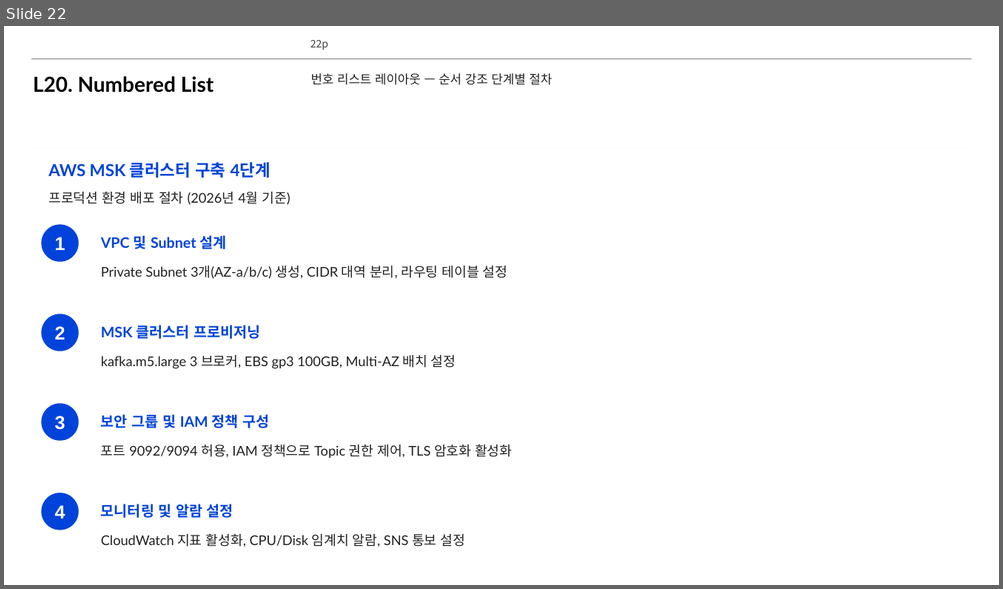
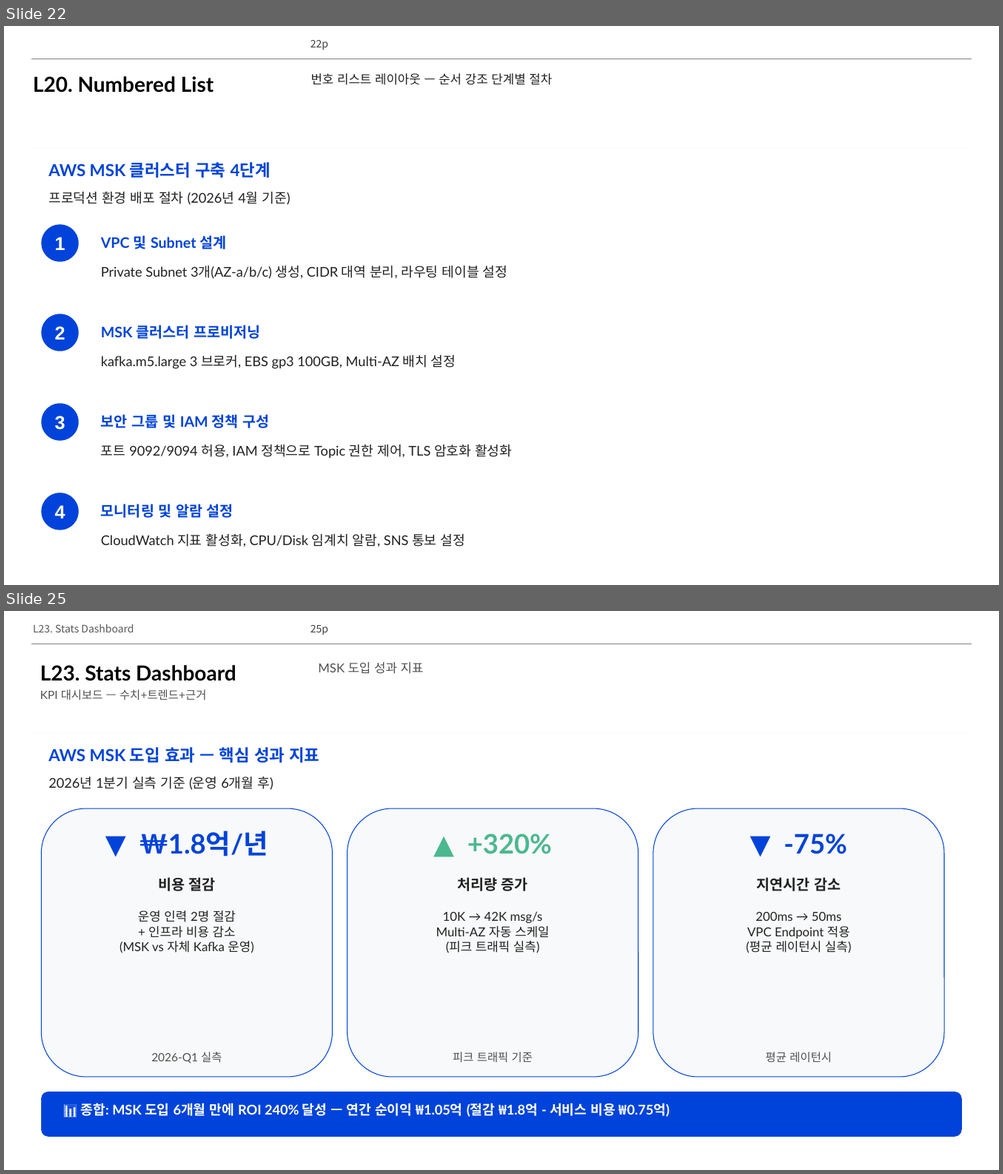
Before and after one commit to lhs6395-hslee/project-steer, a slide deck: results/pptx/AWS_MSK_Expert_Intro.pptx. Shown one above the other, each under a label of ours: slide 22 before the commit, slides 22 and 25 after it; the slides between them are not shown. The pictures are 1003x589 and 1003x1174 pixels, drawn with LibreOffice and Linux fonts; fonts in the diff are those of the drawing; background and template pictures are left out. Boxes give left, top, right and bottom in pixels: in the first picture for what was removed or moved away, otherwise in the second. Text is boxed around its words. In the diff, an @@ line names an element or a change of style, - is before the commit and + after.

```diff
--- a/results/pptx/AWS_MSK_Expert_Intro.pptx
+++ b/results/pptx/AWS_MSK_Expert_Intro.pptx
@@ slide 25 added at (4,611,999,1170), background #FFFFFF; not listed: 3 template elements that a slide beside it also shows @@
@@ text added at (33,624,134,632), 10 pt, text #595959 @@
+L23. Stats Dashboard
@@ text added at (40,665,236,681), 20 pt, text #000000, bold @@
+L23. Stats Dashboard
@@ text added at (318,662,424,674), 12 pt, text #505050 @@
+MSK 도입 성과 지표
@@ text added at (40,689,207,700), 11 pt, text #505050 @@
+KPI 대시보드 — 수치+트렌드+근거
@@ text added at (48,747,319,763), 16 pt, text #0043DA, bold @@
+AWS MSK 도입 효과 — 핵심 성과 지표
@@ text added at (48,777,273,790), 13 pt, text #212121 @@
+2026년 1분기 실측 기준 (운영 6개월 후)
@@ rounded rectangle added at (41,809,333,1077), fill #F8F9FA, outline #0043DA 0.75 pt @@
@@ rounded rectangle added at (347,809,638,1077), fill #F8F9FA, outline #0043DA 0.75 pt @@
@@ rounded rectangle added at (653,809,944,1077), fill #F8F9FA, outline #0043DA 0.75 pt @@
@@ text added at (139,831,268,857), 26 pt, text #0043DA, bold @@
+▼ ₩1.8억/년
@@ text added at (467,834,552,854), 26 pt, text #4CB88F, bold @@
+▲ +320%
@@ text added at (783,834,847,854), 26 pt, text #0043DA, bold @@
+▼ -75%
@@ text added at (158,877,216,891), 14 pt, text #212121, bold @@
+비용 절감
@@ text added at (457,877,528,891), 14 pt, text #212121, bold @@
+처리량 증가
@@ text added at (756,877,840,891), 14 pt, text #212121, bold @@
+지연시간 감소
@@ text added at (119,911,253,954), 12 pt, text #212121 @@
+운영 인력 2명 절감
++ 인프라 비용 감소
+(MSK vs 자체 Kafka 운영)
@@ text added at (436,911,549,954), 12 pt, text #212121 @@
+10K → 42K msg/s
+Multi-AZ 자동 스케일
+(피크 트래픽 실측)
@@ text added at (745,912,851,954), 12 pt, text #212121 @@
+200ms → 50ms
+VPC Endpoint 적용
+(평균 레이턴시 실측)
@@ text added at (151,1052,222,1064), 11 pt, text #505050 @@
+2026-Q1 실측
@@ text added at (452,1052,532,1062), 11 pt, text #505050 @@
+피크 트래픽 기준
@@ text added at (765,1052,831,1062), 11 pt, text #505050 @@
+평균 레이턴시
@@ rounded rectangle added at (41,1092,962,1137), fill #0043DA, outline #0043DA 0.5 pt @@
@@ text added at (81,1103,669,1118), 13 pt, text #FFFFFF, bold @@
+📊 종합: MSK 도입 6개월 만에 ROI 240% 달성 — 연간 순이익 ₩1.05억 (절감 ₩1.8억 - 서비스 비용 ₩0.75억)
```
Also in this commit, not shown: 2 other slides added, 2 other files.
